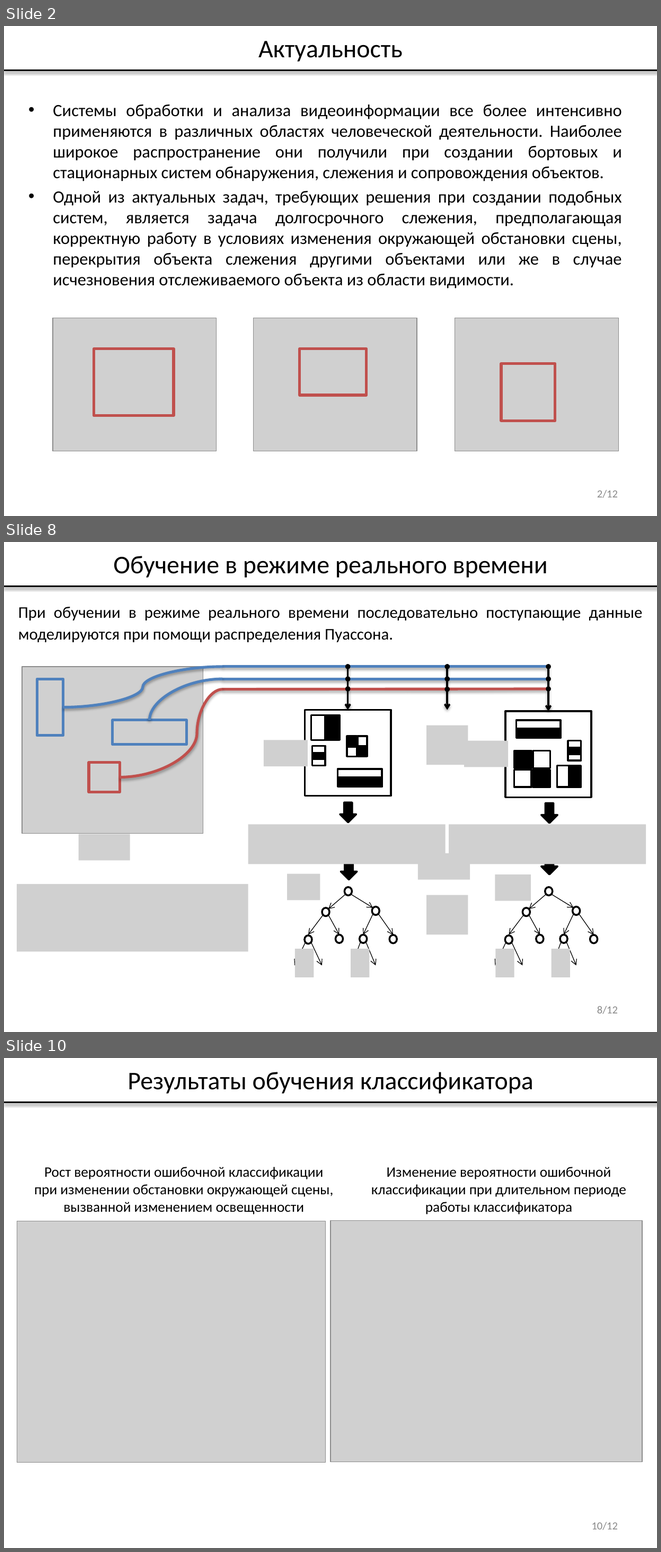
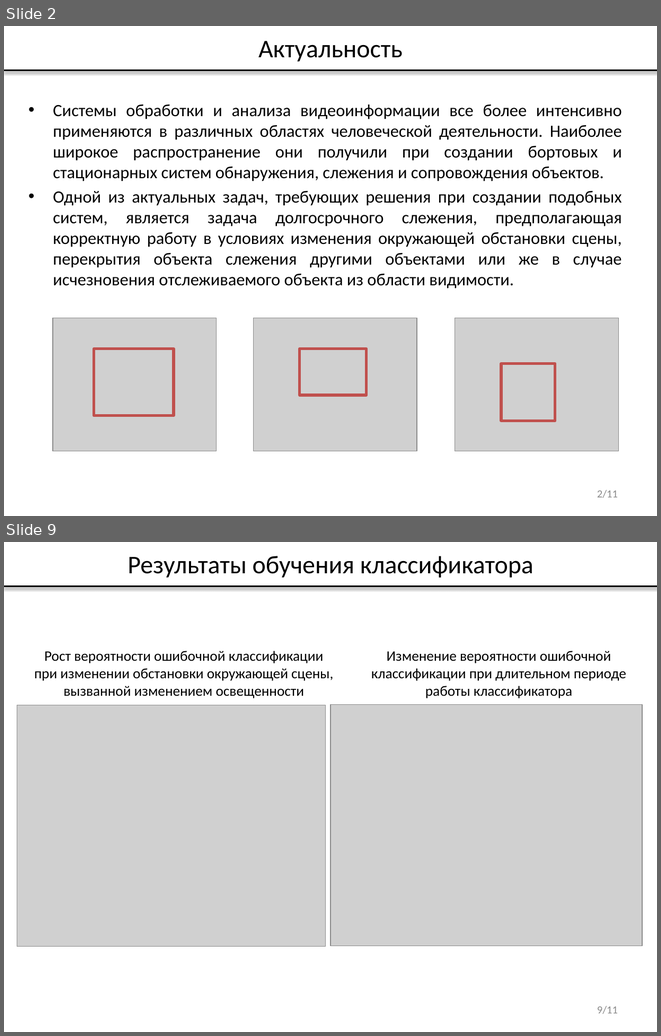
Before and after one commit to vladdimakov/cv2, a slide deck: ВКР/Презентация_Димаков_В.С._МП-40.pptx. Shown one above the other, each under a label of ours: slides 2, 8 and 10 before the commit, slides 2 and 9 after it; the slides between them are not shown. The pictures are 661x1552 and 661x1036 pixels, drawn with LibreOffice and Linux fonts; fonts in the diff are those of the drawing; grey boxes stand for pictures. Boxes give left, top, right and bottom in pixels: in the first picture for what was removed or moved away, otherwise in the second. Text is boxed around its words. In the diff, an @@ line names an element or a change of style, - is before the commit and + after.

```diff
--- a/ВКР/Презентация_Димаков_В.С._МП-40.pptx
+++ b/ВКР/Презентация_Димаков_В.С._МП-40.pptx
@@ slide 8 removed at bbox=[4, 542, 657, 1032], background #FFFFFF @@
@@ title removed at bbox=[113, 556, 548, 578] @@
-Обучение в режиме реального времени
@@ line removed from (4, 587) to (657, 587) @@
@@ text removed at bbox=[18, 607, 643, 642] @@
-При обучении в режиме реального времени последовательно поступающие данные моделируются при помощи распределения Пуассона.
@@ arrow removed from (348, 667) to (348, 710) @@
@@ arrow removed from (548, 667) to (548, 711) @@
@@ group removed at bbox=[17, 665, 646, 977]: 27 rectangles, 23 ellipses, 21 arrows, 16 pictures, 4 down arrows, 3 lines, 3 curved lines @@
@@ page number removed at bbox=[597, 1006, 618, 1014] @@
-8/12
@@ page number at bbox=[597, 490, 618, 498]: text changed @@
-2/12
+2/11
@@ what was slide 10 is now slide 9 @@
@@ page number at bbox=[597, 1006, 618, 1014]: text changed @@
-10/12
+9/11
```
Also in this commit, not shown: 7 slides changed, 7 other files.
